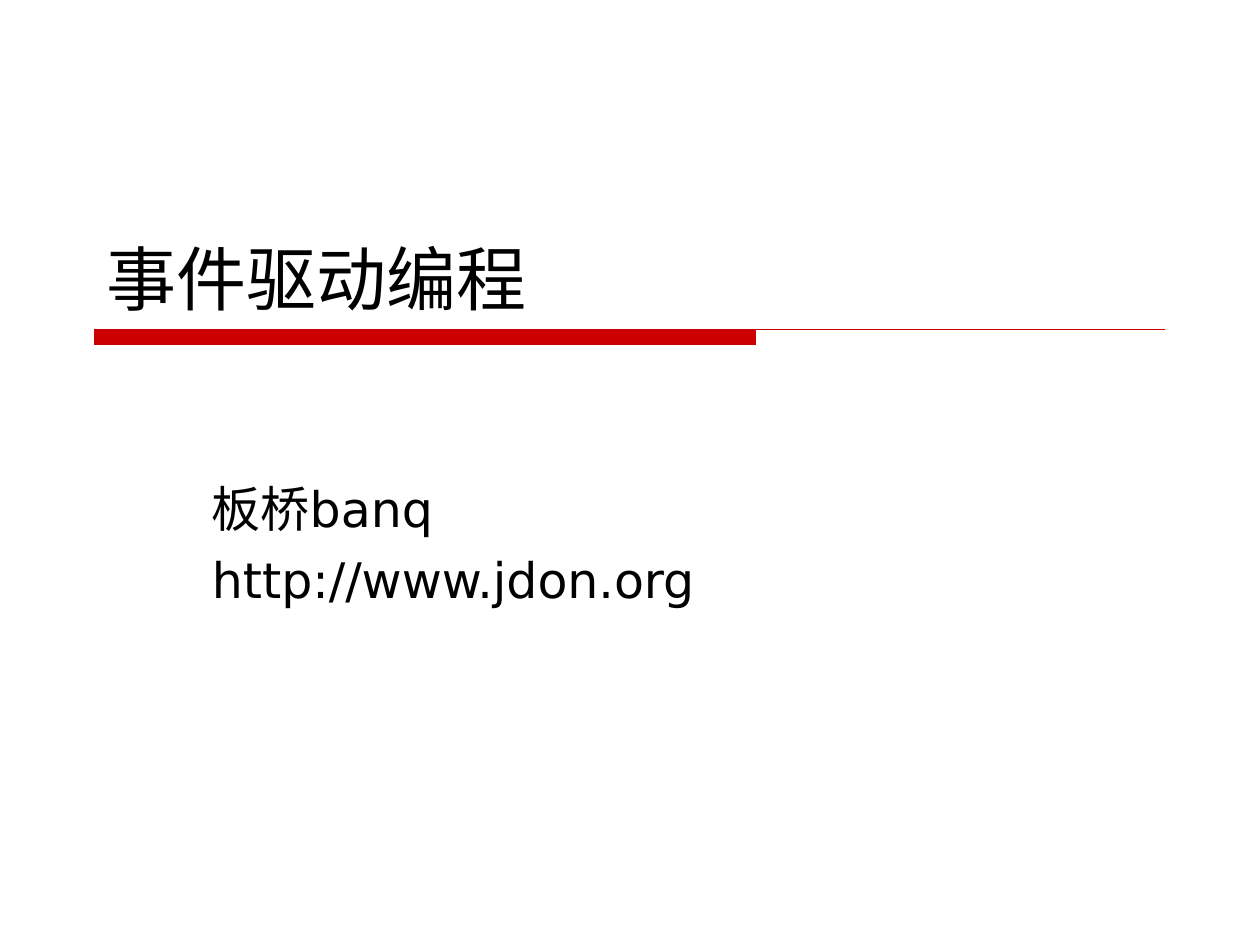
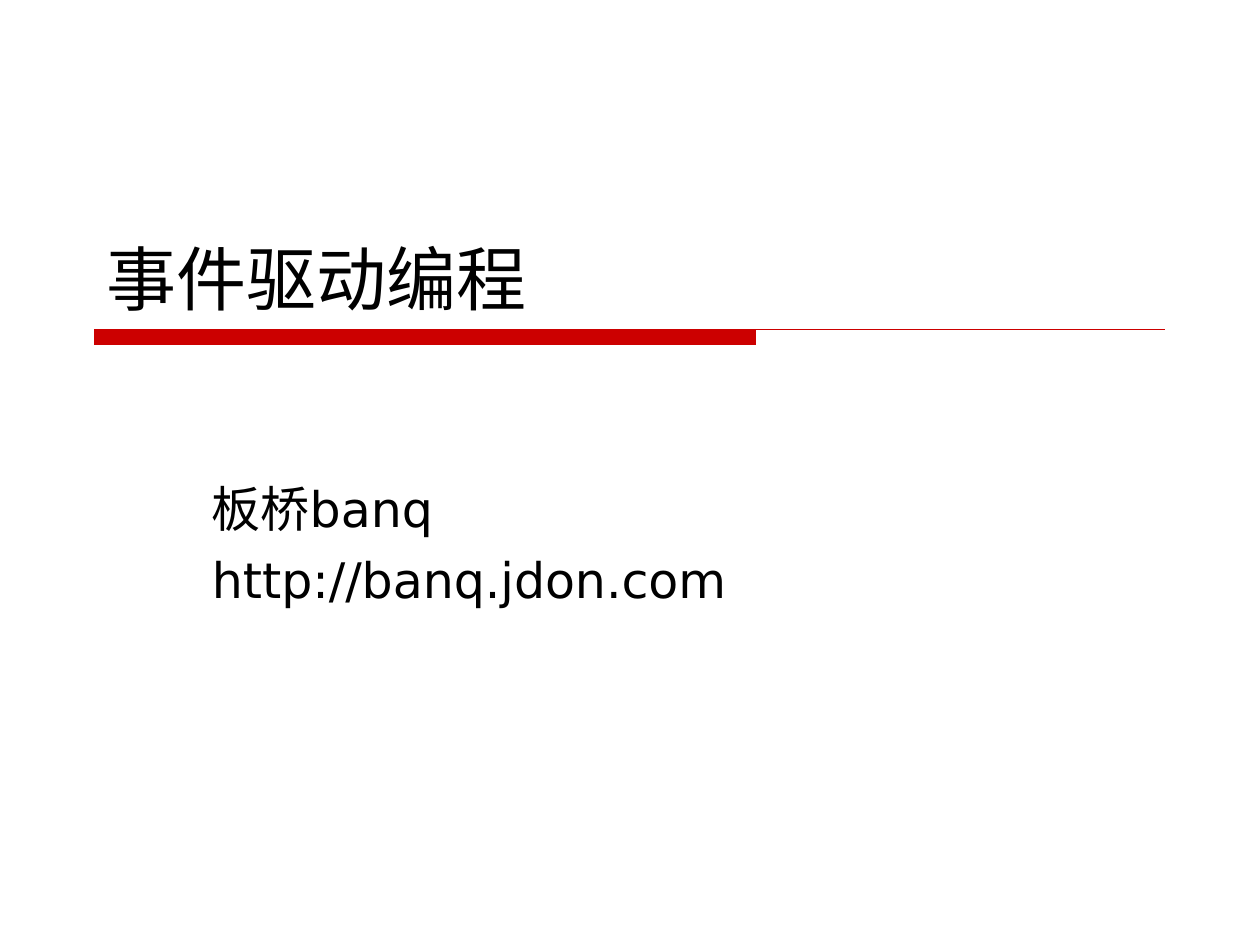
Before and after one commit to banq/jdonframework, a slide deck: slide 1 of doc/chinese/事件驱动编程.ppt. Drawn at 1260x945 pixels with LibreOffice and Linux fonts; fonts in the diff are those of the drawing; background and template pictures are left out. Boxes give left, top, right and bottom in pixels: in the first picture for what was removed or moved away, otherwise in the second. Text is boxed around its words. In the diff, an @@ line names an element or a change of style, - is before the commit and + after.

```diff
--- a/doc/chinese/事件驱动编程.ppt
+++ b/doc/chinese/事件驱动编程.ppt
@@ subtitle at bbox=[212, 560, 726, 609]: text changed @@
-http://www.jdon.org
+http://banq.jdon.com
```
Also in this commit, not shown: 2 slides added, 2 other files.
